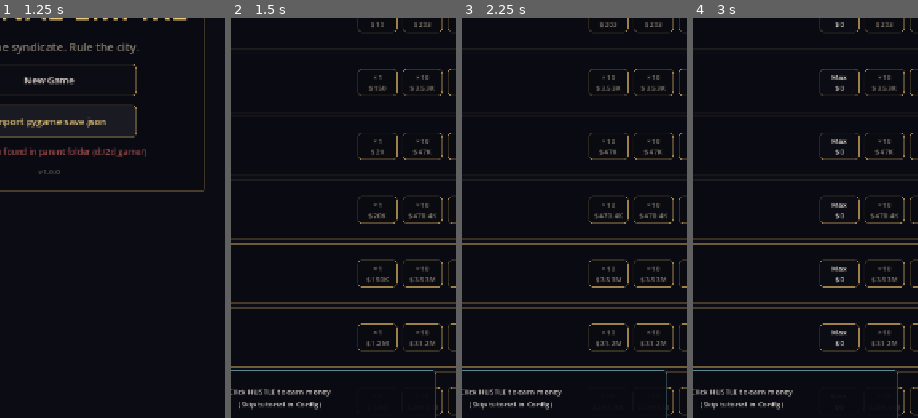
Above: before the commit, frames 1-4 (left to right).
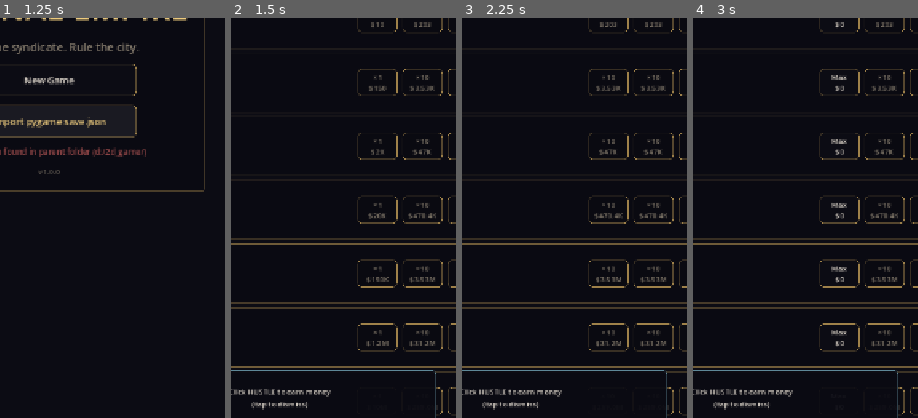
Above: after the commit, the same moments.

Repository: ironassassin3/Idle-empire
Game: Godot game, scene res://scenes/main_menu.tscn
The game is run twice, just before and just after one commit, with the same random seed, the same clock (stepped at 60 frames per second) and the same inputs.
Inputs:
- Up to frame 1 (1.25 s): click "Import pygame save.json" at 0.5 s
- Up to frame 2 (1.5 s): click "New Game" at 1.25 s
- Up to frame 3 (2.25 s): click "×1" at 2 s
- Up to frame 4 (3 s): click "×10" at 2.75 s
The pictures show only the part of the screen within x 39-89%, y 42-92%; the shares and areas given below are measured in that part.

Frame 1 is identical in both runs. In frame 2, 0.3% of the frame differs, in the area x 3-40%, y 96-98%; in frame 3, 0.3%; in frame 4, 0.3%.

Commit message:
feat(ui): dismiss tutorial by tapping hint bar
Co-authored-by: Cursor <cursoragent@cursor.com>

Diff:
--- a/godot/scripts/ui/game_screen.gd
+++ b/godot/scripts/ui/game_screen.gd
@@ -236,6 +236,7 @@
 	_build_config_tab()
 	_stats_ach_btn.pressed.connect(_toggle_achievements_panel)
 	_stats_ach_close.pressed.connect(_close_achievements_panel)
+	_setup_tutorial_banner_dismiss()
 	_refresh_all()
 	Telemetry.log_event("ui_session_start", {"tab": _tab_name(_tab)})
 
@@ -381,6 +382,7 @@
 	panel.set_meta("_ink_banner", true)
 	_tutorial_banner.set_meta("_ink_banner", true)
 	_tutorial_shell = panel
+	_setup_tutorial_banner_dismiss()
 
 
 func _apply_city_layout() -> void:
@@ -957,7 +959,7 @@
 		if _tutorial_shell:
 			_tutorial_shell.visible = true
 		var tut: String = _TutorialSystem.current_text(GameState)
-		_tutorial_banner.text = tut + "\n(Skip tutorial in Config)"
+		_tutorial_banner.text = tut + "\n(tap to dismiss)"
 	else:
 		_tutorial_banner.visible = false
 		if _tutorial_shell:
@@ -1127,6 +1129,30 @@
 	_log_overlay_dismiss("event")
 	_EventSystem.resolve_event(GameState, idx)
 	GameState.stats_changed.emit()
+	_refresh_overlays()
+
+
+func _setup_tutorial_banner_dismiss() -> void:
+	var target: Control = _tutorial_shell if _tutorial_shell else _tutorial_banner
+	if target.get_meta("_tap_dismiss", false):
+		return
+	target.mouse_filter = Control.MOUSE_FILTER_STOP
+	target.mouse_default_cursor_shape = Control.CURSOR_POINTING_HAND
+	target.gui_input.connect(_on_tutorial_banner_input)
+	target.set_meta("_tap_dismiss", true)
+
+
+func _on_tutorial_banner_input(event: InputEvent) -> void:
+	if not event is InputEventMouseButton:
+		return
+	var mb := event as InputEventMouseButton
+	if not mb.pressed or mb.button_index != MOUSE_BUTTON_LEFT:
+		return
+	if _TutorialSystem.is_complete(GameState):
+		return
+	if _pick_blocking_overlay().get("blocking", false):
+		return
+	_TutorialSystem.advance_tutorial(GameState)
 	_refresh_overlays()
 
 
